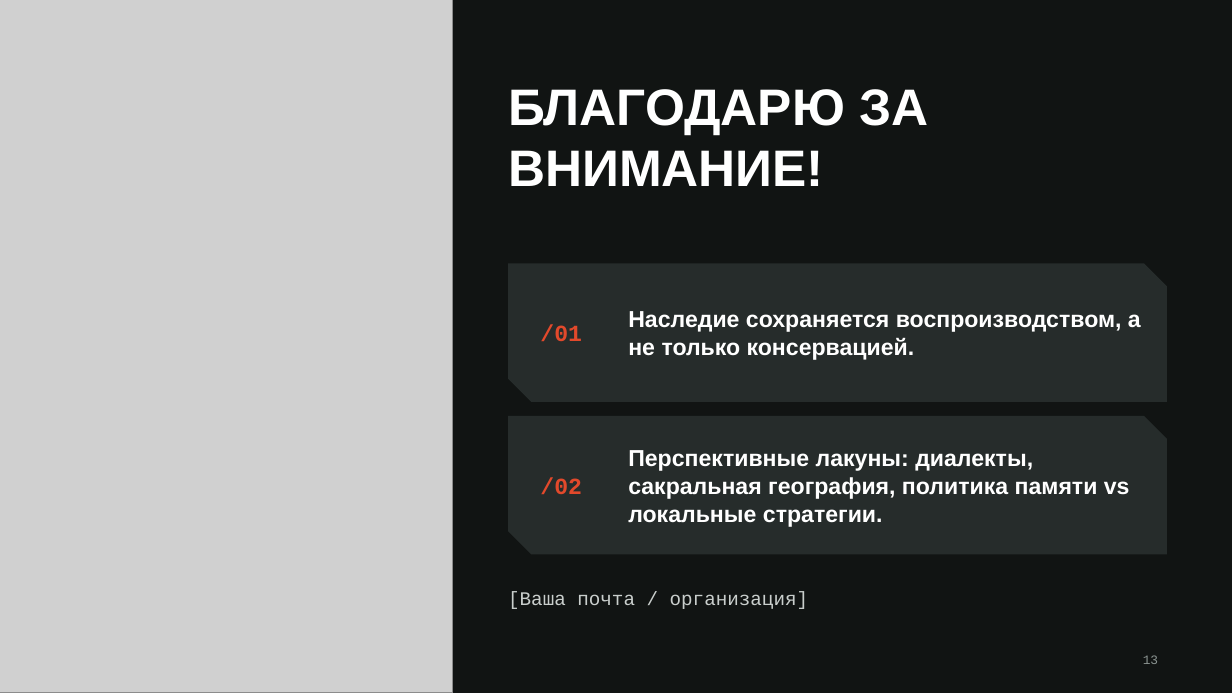
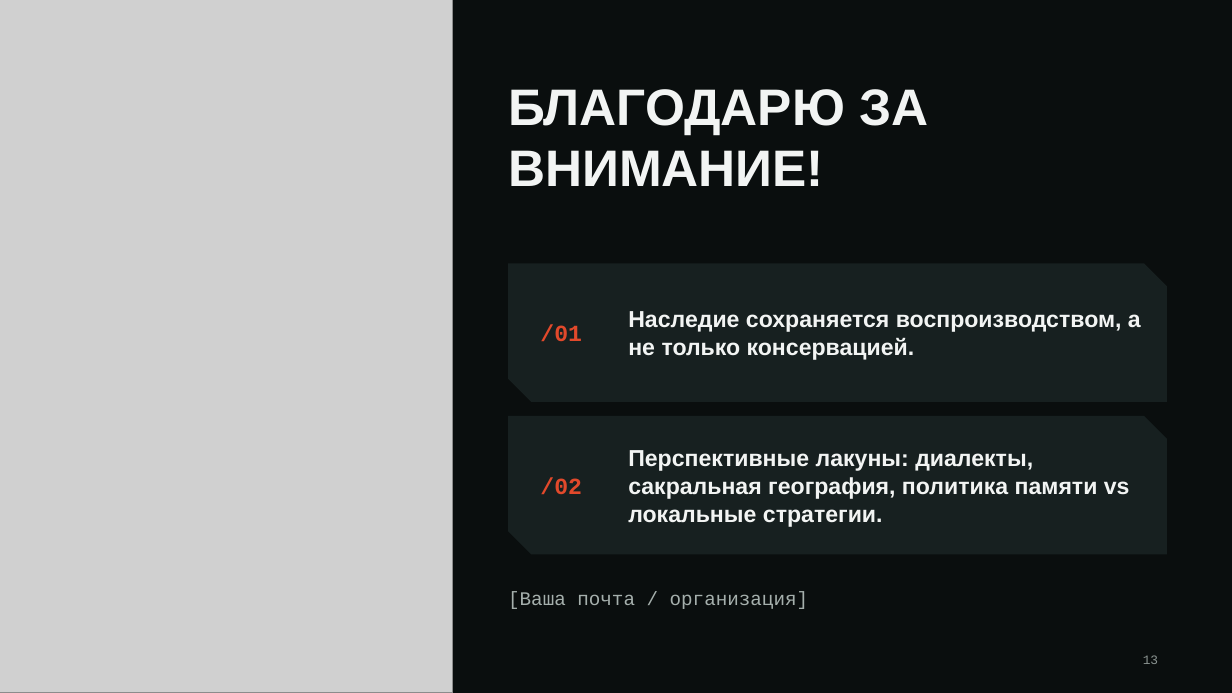
Before and after one commit to sgfsd/trading-bot, a slide deck: slide 13 of presentation/Siberian_Tatars_RU.pptx. Drawn at 1232x693 pixels with LibreOffice and Linux fonts; fonts in the diff are those of the drawing; grey boxes stand for pictures; background and template pictures are left out. Boxes give left, top, right and bottom in pixels: in the first picture for what was removed or moved away, otherwise in the second. Text is boxed around its words. In the diff, an @@ line names an element or a change of style, - is before the commit and + after.

```diff
--- a/presentation/Siberian_Tatars_RU.pptx
+++ b/presentation/Siberian_Tatars_RU.pptx
@@ background #FFFFFF to picture (left out) @@
@@ rectangle removed at box(0, 0, 1232, 693) @@
@@ freeform shape at box(508, 263, 1167, 402): fill #262C2B to #172020 @@
@@ text "Наследие сохраняется воспроизводством, а не ..." at box(628, 311, 1141, 360): text colour #FFFFFF to #F2F4F3 @@
@@ freeform shape at box(508, 416, 1167, 555): fill #262C2B to #172020 @@
@@ text "Перспективные лакуны: диалекты, сакральная география, ..." at box(628, 450, 1130, 527): text colour #FFFFFF to #F2F4F3 @@
@@ text "[Ваша почта / организация]" at box(508, 592, 808, 609): text colour #C9CECC to #A5AFAC @@
```
Also in this commit, not shown: 12 other slides changed, 1 other file.
